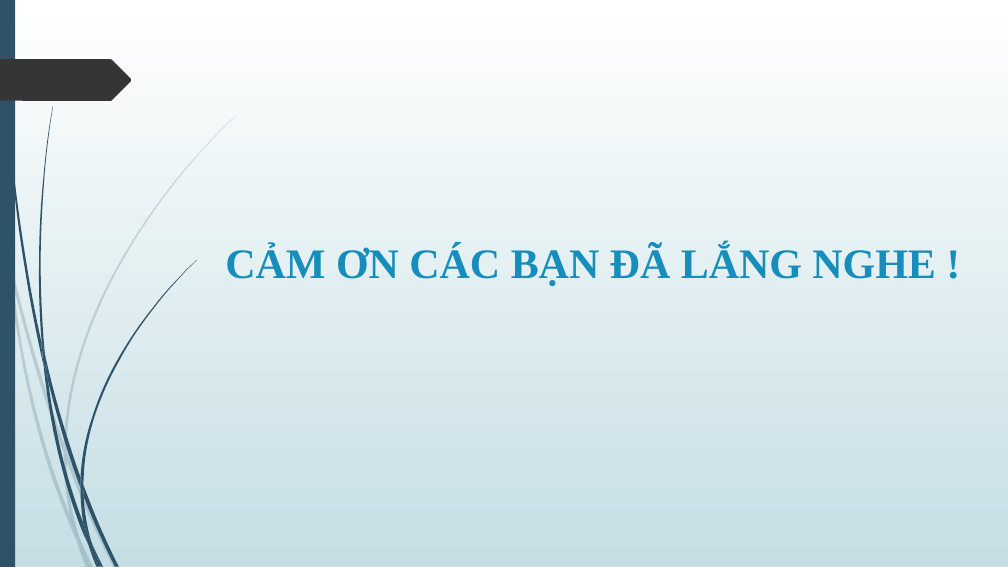
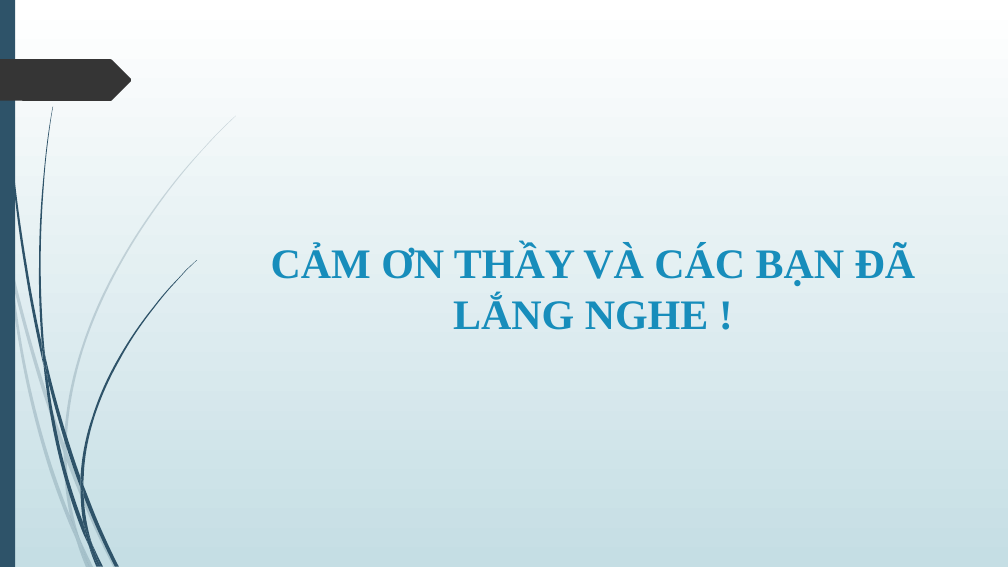
Before and after one commit to vanhoinguyen/QUANLYKHACHSAN_G4_TEAM, a slide deck: slide 13 of Seminar/SEMINAR_NHOM_G4.pptx. Drawn at 1008x567 pixels with LibreOffice and Linux fonts; fonts in the diff are those of the drawing. Boxes give left, top, right and bottom in pixels: in the first picture for what was removed or moved away, otherwise in the second. Text is boxed around its words. In the diff, an @@ line names an element or a change of style, - is before the commit and + after.

```diff
--- a/Seminar/SEMINAR_NHOM_G4.pptx
+++ b/Seminar/SEMINAR_NHOM_G4.pptx
@@ title at [271, 245, 916, 330]: text changed @@
-CẢM ƠN CÁC BẠN ĐÃ LẮNG NGHE !
+CẢM ƠN THẦY VÀ CÁC BẠN ĐÃ LẮNG NGHE !
```
Also in this commit, not shown: 1 other slide changed, 1 other file.
